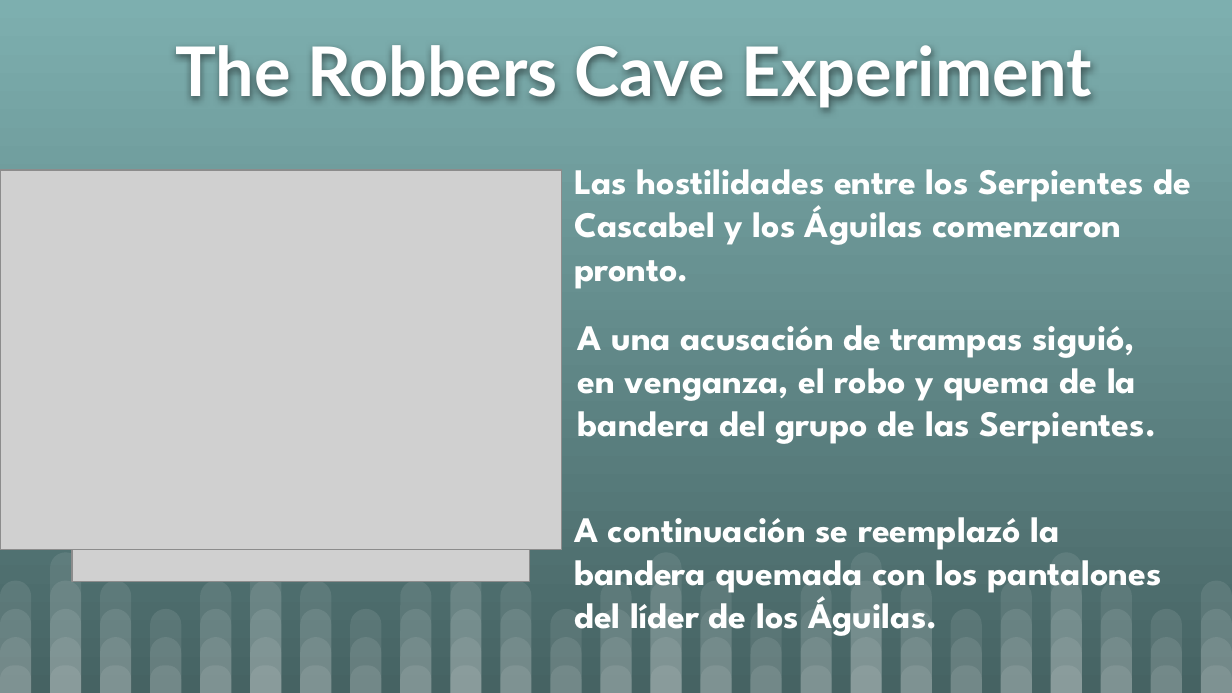
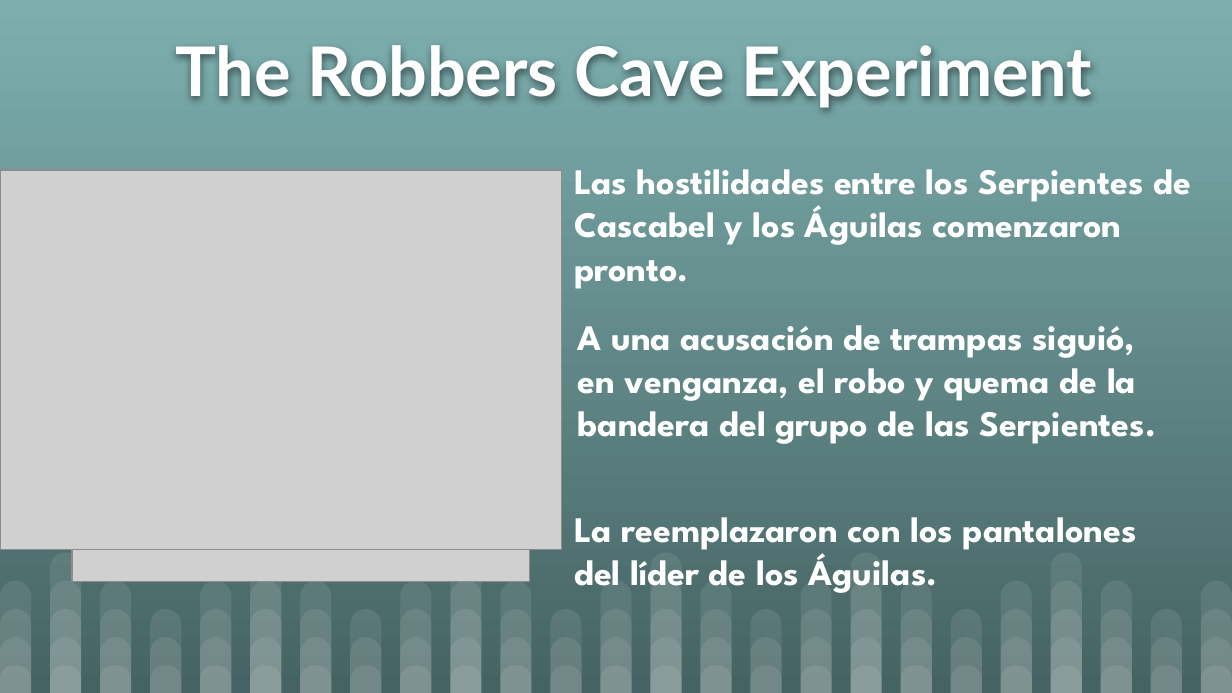
Before and after one commit to CGPerezAranda/Cognici-n-y-comunicaci-n-en-ingenier-a-del-software, a slide deck: slide 10 of Lectura para el 25_03/Grupos.pptx. Drawn at 1232x693 pixels with LibreOffice and Linux fonts; fonts in the diff are those of the drawing; grey boxes stand for pictures. Boxes give left, top, right and bottom in pixels: in the first picture for what was removed or moved away, otherwise in the second. Text is boxed around its words. In the diff, an @@ line names an element or a change of style, - is before the commit and + after.

```diff
--- a/Lectura para el 25_03/Grupos.pptx
+++ b/Lectura para el 25_03/Grupos.pptx
@@ text at bbox=[574, 517, 1137, 593]: text changed @@
-A continuación se reemplazó la bandera quemada con los pantalones del líder de los Águilas.
+La reemplazaron con los pantalones del líder de los Águilas.
```
Also in this commit, not shown: 10 other slides changed, 19 other files.
